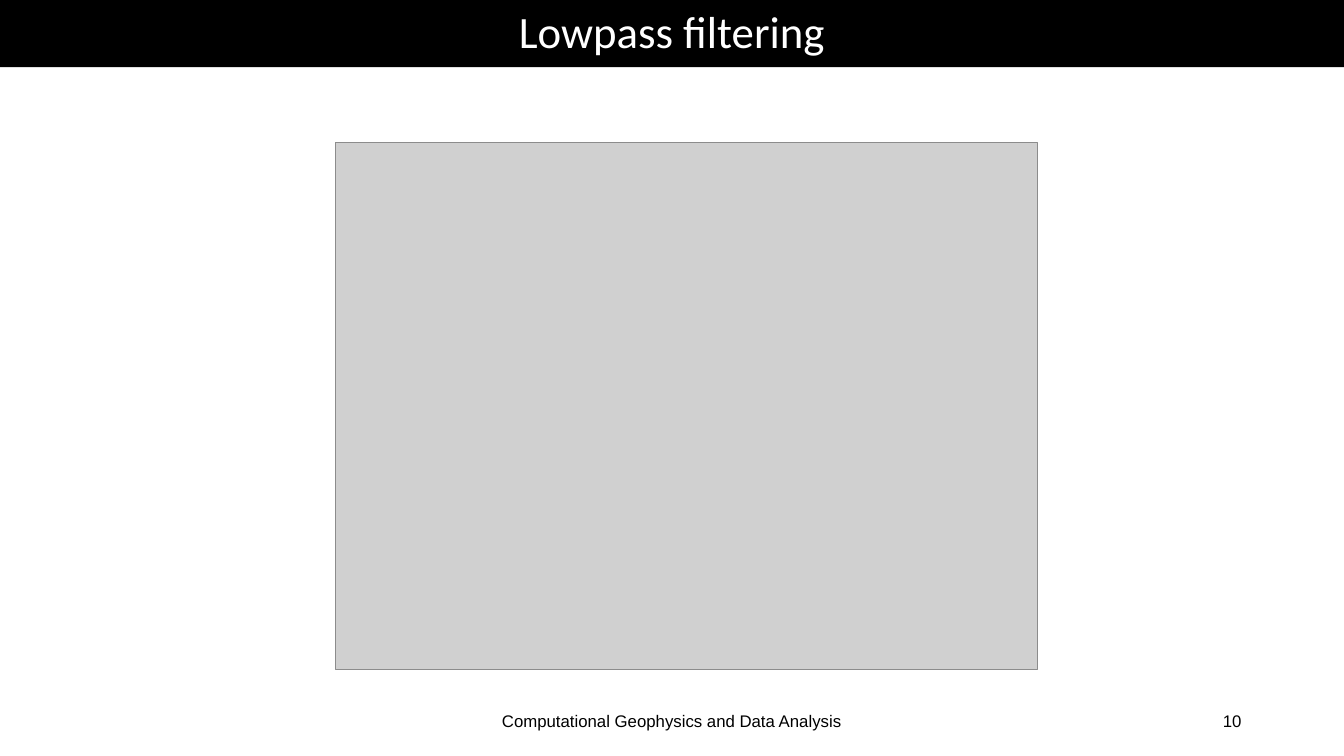
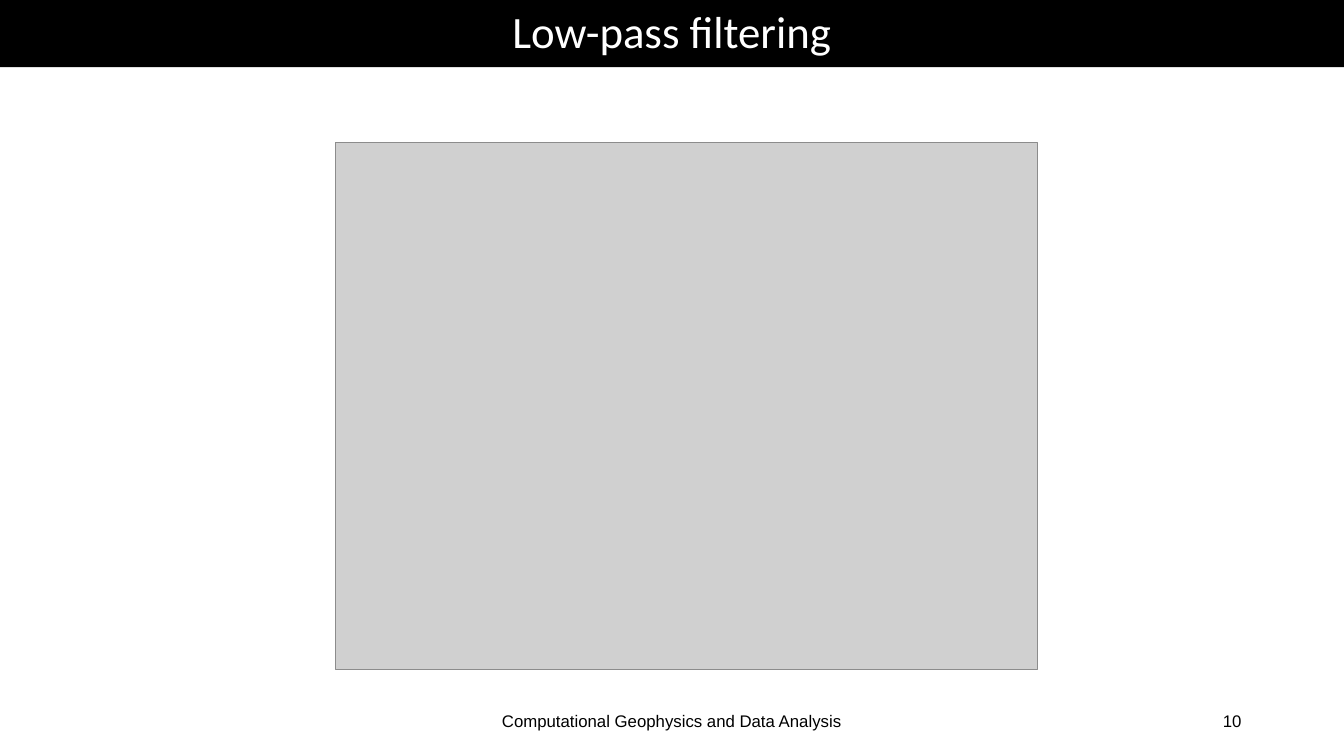
Before and after one commit to heinerigel/GDA2020, a slide deck: slide 10 of Wednesday/Lectures/02_fourier_filtering.ppt. Drawn at 1344x756 pixels with LibreOffice and Linux fonts; fonts in the diff are those of the drawing; grey boxes stand for pictures. Boxes give left, top, right and bottom in pixels: in the first picture for what was removed or moved away, otherwise in the second. Text is boxed around its words. In the diff, an @@ line names an element or a change of style, - is before the commit and + after.

```diff
--- a/Wednesday/Lectures/02_fourier_filtering.ppt
+++ b/Wednesday/Lectures/02_fourier_filtering.ppt
@@ title at [512,17,831,56]: text changed @@
-Lowpass filtering
+Low-pass filtering
```
Also in this commit, not shown: 2 other files.
